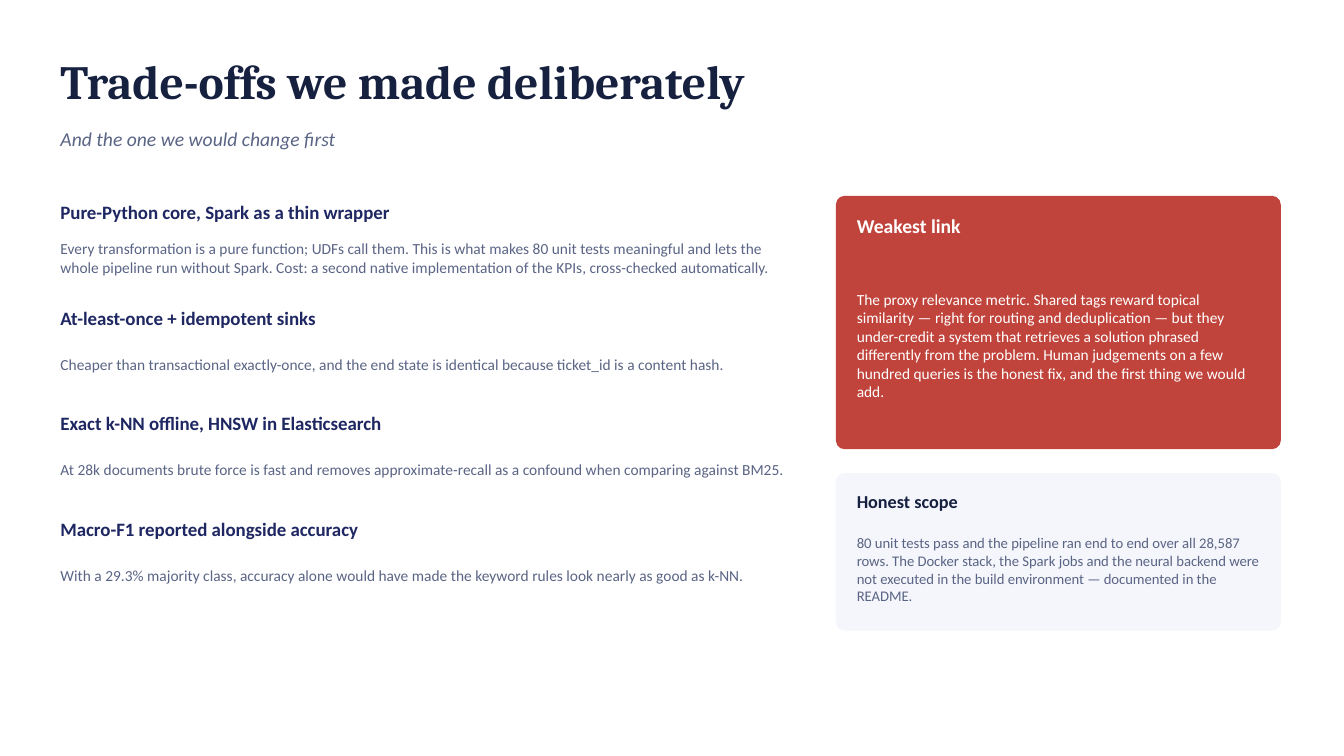
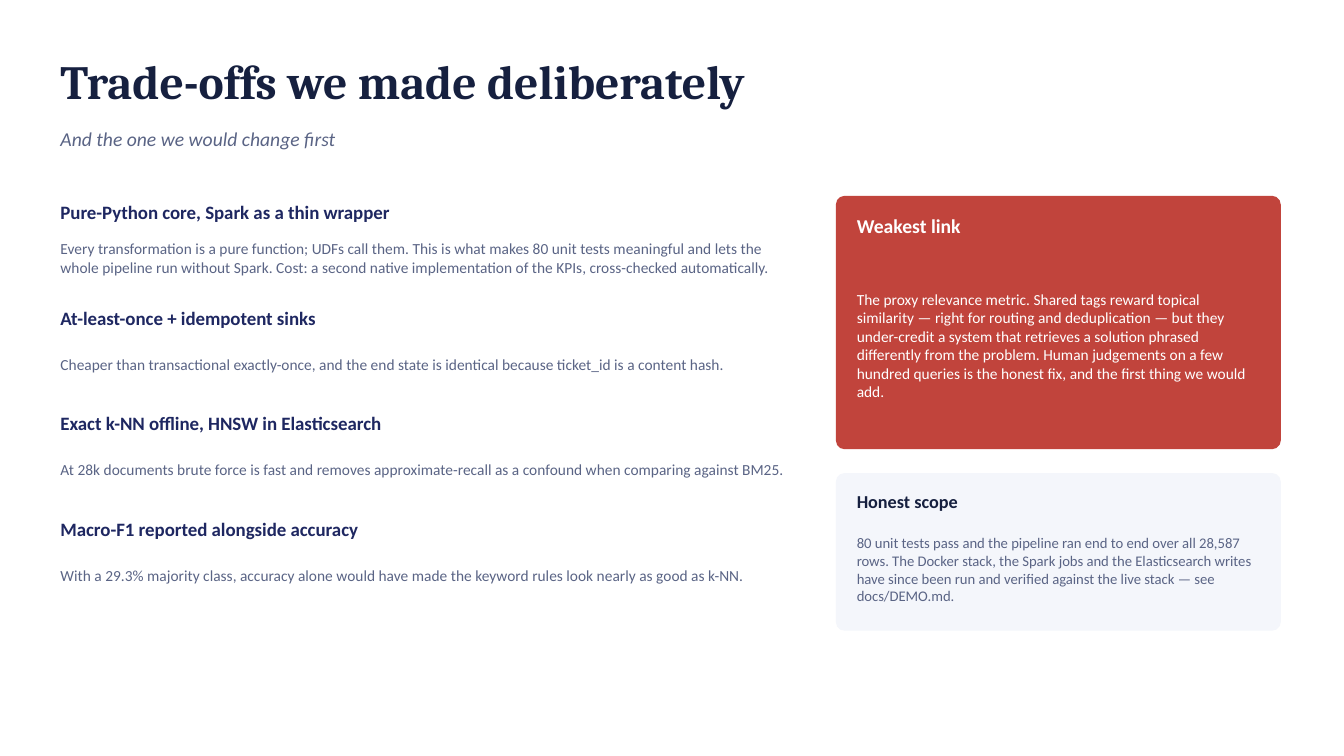
Before and after one commit to yaeldorin-glitch/biu-bigdata-support-tickets-1, a slide deck: slide 8 of docs/presentation.pptx. Drawn at 1344x756 pixels with LibreOffice and Linux fonts; fonts in the diff are those of the drawing. Boxes give left, top, right and bottom in pixels: in the first picture for what was removed or moved away, otherwise in the second. Text is boxed around its words. In the diff, an @@ line names an element or a change of style, - is before the commit and + after.

```diff
--- a/docs/presentation.pptx
+++ b/docs/presentation.pptx
@@ text at (x1=857, y1=538, x2=1252, y2=602): text changed @@
-80 unit tests pass and the pipeline ran end to end over all 28,587 rows. The Docker stack, the Spark jobs and the neural backend were not executed in the build environment — documented in the README.
+80 unit tests pass and the pipeline ran end to end over all 28,587 rows. The Docker stack, the Spark jobs and the Elasticsearch writes have since been run and verified against the live stack — see docs/DEMO.md.
```
Also in this commit, not shown: 2 other slides changed, 3 other files.
